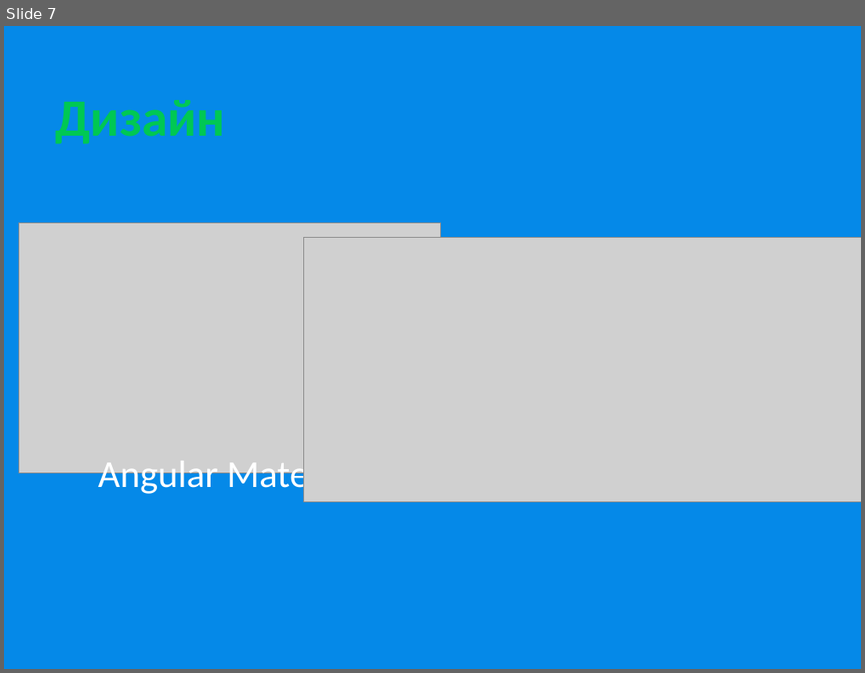
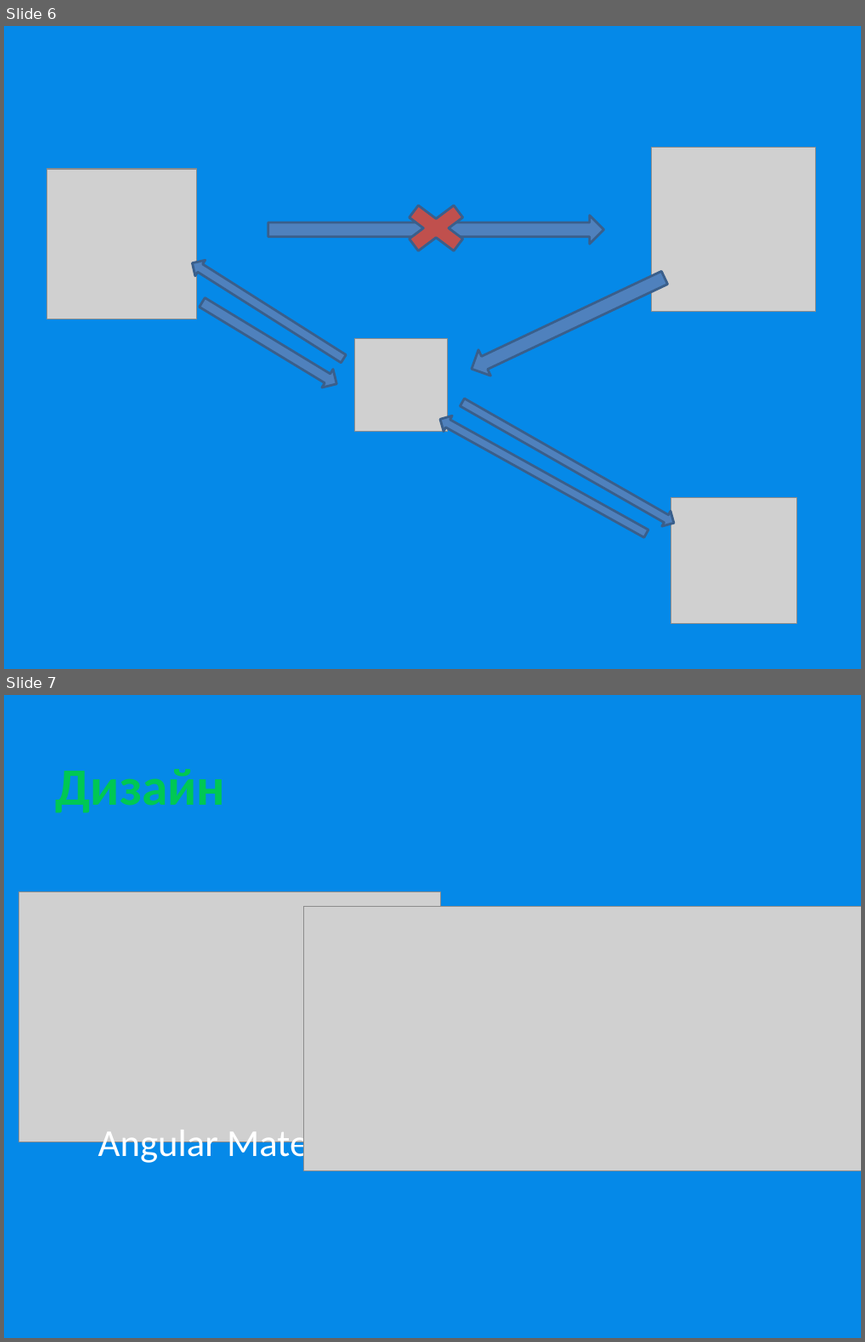
Before and after one commit to kachamaka/plannerix-frontend, a slide deck: 40.pptx. Shown one above the other, each under a label of ours: slide 7 before the commit, slides 6 and 7 after it. The pictures are 865x673 and 865x1342 pixels, drawn with LibreOffice and Linux fonts; fonts in the diff are those of the drawing; grey boxes stand for pictures. Boxes give left, top, right and bottom in pixels: in the first picture for what was removed or moved away, otherwise in the second. Text is boxed around its words. In the diff, an @@ line names an element or a change of style, - is before the commit and + after.

```diff
--- a/40.pptx
+++ b/40.pptx
@@ slide 6 added at (4, 26, 861, 669), background #0589E8 @@
@@ picture added at (652, 148, 817, 312) @@
@@ picture added at (46, 169, 197, 319) @@
@@ cross added at (393, 196, 478, 260), fill #C0504D, outline #3A5F8C 2 pt @@
@@ right arrow added at (268, 216, 604, 244), fill #4F81BD, outline #3A5F8C 2 pt @@
@@ right arrow added at (188, 255, 349, 366), fill #4F81BD, outline #3A5F8C 2 pt @@
@@ right arrow added at (466, 265, 670, 381), fill #4F81BD, outline #3A5F8C 2 pt @@
@@ right arrow added at (197, 293, 342, 392), fill #4F81BD, outline #3A5F8C 2 pt @@
@@ picture added at (354, 339, 447, 431) @@
@@ right arrow added at (458, 394, 678, 530), fill #4F81BD, outline #3A5F8C 2 pt @@
@@ left arrow added at (436, 411, 651, 541), fill #4F81BD, outline #3A5F8C 2 pt @@
@@ picture added at (670, 497, 796, 624) @@
```
Also in this commit, not shown: 1 other slide added, 2 slides removed.
